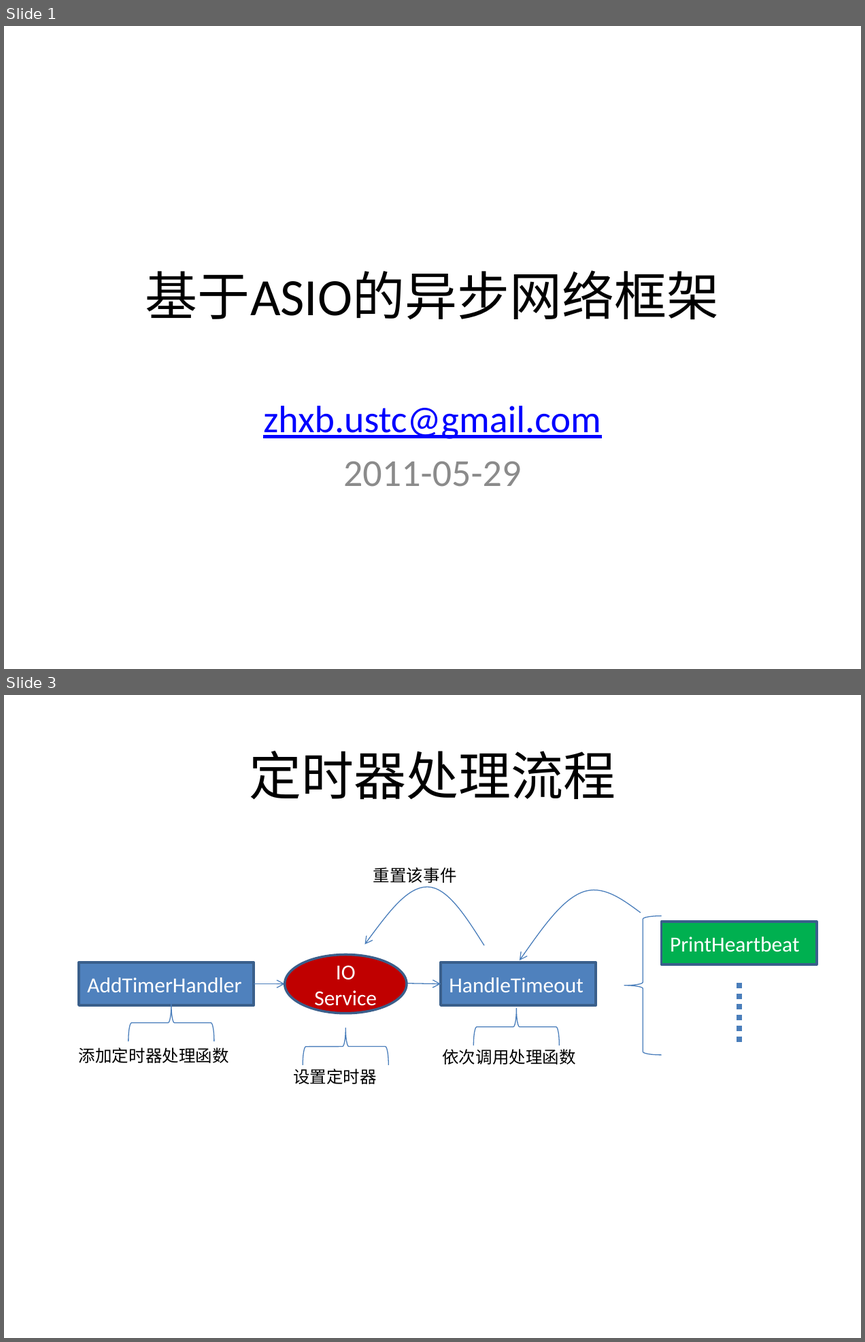
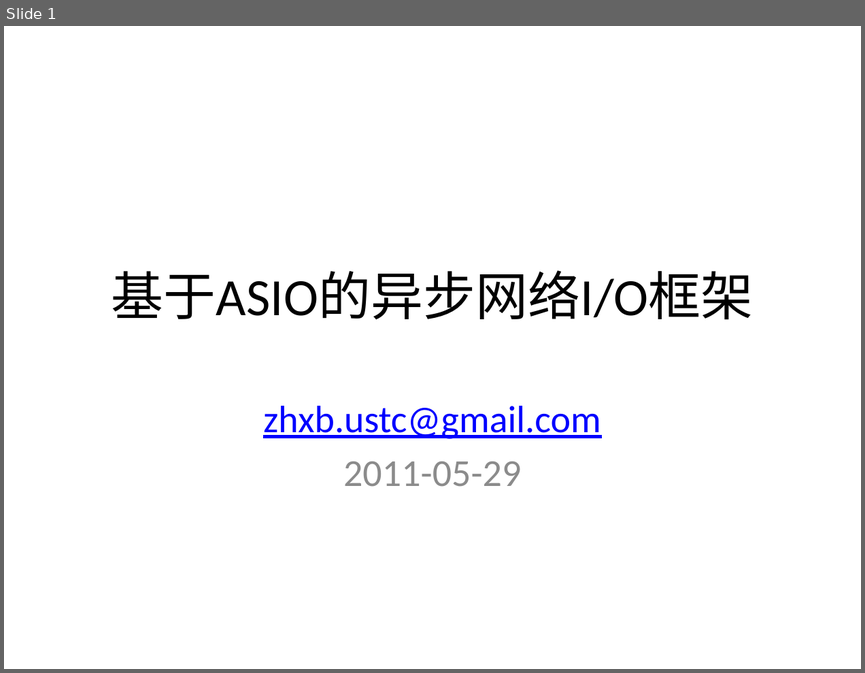
Before and after one commit to kkzhou/kknf, a slide deck: aanf/asio-based2/doc/asio-based AANF.pptx. Shown one above the other, each under a label of ours: slides 1 and 3 before the commit, slide 1 after it; the slides between them are not shown. The pictures are 865x1342 and 865x673 pixels, drawn with LibreOffice and Linux fonts; fonts in the diff are those of the drawing. Boxes give left, top, right and bottom in pixels: in the first picture for what was removed or moved away, otherwise in the second. Text is boxed around its words. In the diff, an @@ line names an element or a change of style, - is before the commit and + after.

```diff
--- a/aanf/asio-based2/doc/asio-based AANF.pptx
+++ b/aanf/asio-based2/doc/asio-based AANF.pptx
@@ slide 3 removed at (4,695,861,1338), background #FFFFFF @@
@@ title removed at (249,751,615,799) @@
-  定时器处理流程
@@ text removed at (373,867,457,883) @@
-重置该事件
@@ freeform shape removed at (364,887,484,945) @@
@@ freeform shape removed at (520,889,640,960) @@
@@ left brace removed at (624,916,661,1055) @@
@@ rectangle removed at (661,921,816,964) @@
-PrintHeartbeat
@@ ellipse removed at (285,955,407,1013) @@
-IO
-Service
@@ rectangle removed at (79,962,254,1005) @@
-AddTimerHandler
@@ rectangle removed at (441,962,596,1005) @@
-HandleTimeout
@@ arrow removed from (254, 984) to (285, 984) @@
@@ arrow removed from (373, 983) to (441, 984) @@
@@ line removed from (739, 983) to (739, 1045) @@
@@ left brace removed at (128,1004,213,1040) @@
@@ left brace removed at (473,1008,559,1045) @@
@@ left brace removed at (303,1028,388,1065) @@
@@ text removed at (79,1047,229,1063) @@
-添加定时器处理函数
@@ text removed at (442,1049,575,1064) @@
-依次调用处理函数
@@ text removed at (293,1068,377,1084) @@
-设置定时器
@@ slide 1 changed as well @@
@@ title at (111,270,753,320): text changed @@
-基于ASIO的异步网络框架
+基于ASIO的异步网络I/O框架
```
Also in this commit, not shown: 1 other slide changed, 27 slides added, 2 other slides removed.
